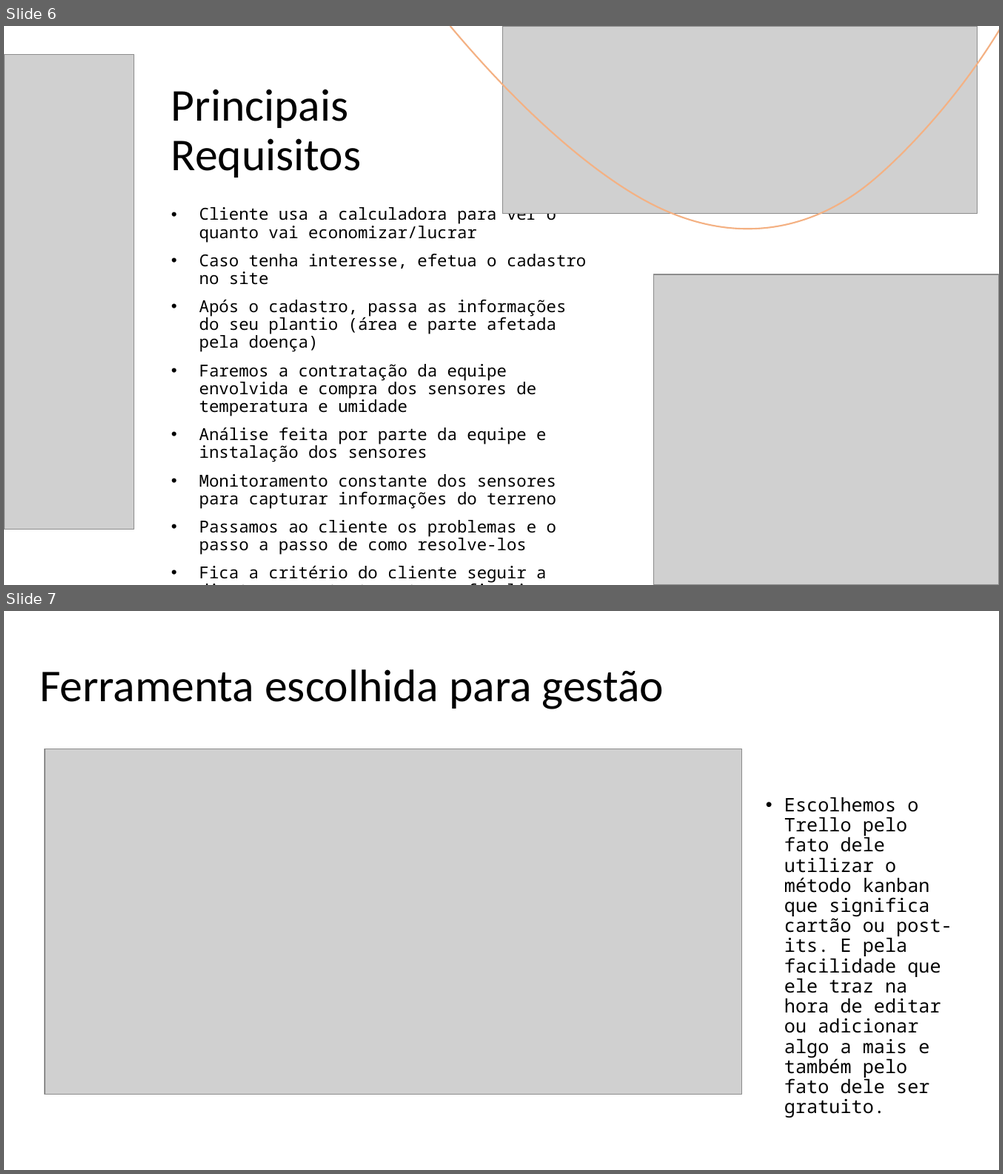
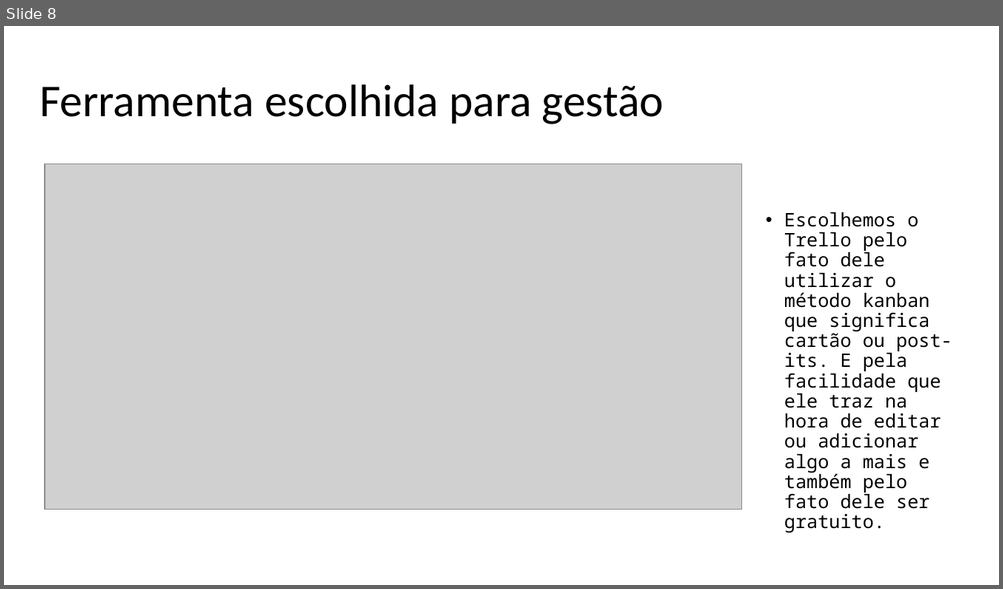
Before and after one commit to estela-polverini/Coffee-Health, a slide deck: Sprint1/Arquivos-Office-Sprint1/Coffee Health - Apresentacao.pptx. Shown one above the other, each under a label of ours: slides 6 and 7 before the commit, slide 8 after it. The pictures are 1003x1174 and 1003x589 pixels, drawn with LibreOffice and Linux fonts; fonts in the diff are those of the drawing; grey boxes stand for pictures. Boxes give left, top, right and bottom in pixels: in the first picture for what was removed or moved away, otherwise in the second. Text is boxed around its words. In the diff, an @@ line names an element or a change of style, - is before the commit and + after.

```diff
--- a/Sprint1/Arquivos-Office-Sprint1/Coffee Health - Apresentacao.pptx
+++ b/Sprint1/Arquivos-Office-Sprint1/Coffee Health - Apresentacao.pptx
@@ slide 6 removed at [4, 26, 999, 585], background #FFFFFF @@
@@ freeform shape removed at [450, 26, 999, 315] @@
@@ picture removed at [503, 26, 978, 214] @@
@@ picture removed at [4, 54, 134, 530] @@
@@ title removed at [171, 89, 361, 178] @@
-Principais Requisitos
@@ text removed at [199, 207, 586, 583] @@
-• Cliente usa a calculadora para ver o quanto vai economizar/lucrar
-• Caso tenha interesse, efetua o cadastro no site
-• Após o cadastro, passa as informações do seu plantio (área e parte afetada pela doença)
-• Faremos a contratação da equipe envolvida e compra dos sensores de temperatura e umidade
-• Análise feita por parte da equipe e instalação dos sensores
-• Monitoramento constante dos sensores para capturar informações do terreno
-• Passamos ao cliente os problemas e o passo a passo de como resolve-los
-• Fica a critério do cliente seguir a diante com o tratamento ou finalizar o procedimento
@@ picture removed at [654, 275, 999, 585] @@
@@ what was slide 7 is now slide 8 @@
```
Also in this commit, not shown: 2 slides changed, 1 slide added.
